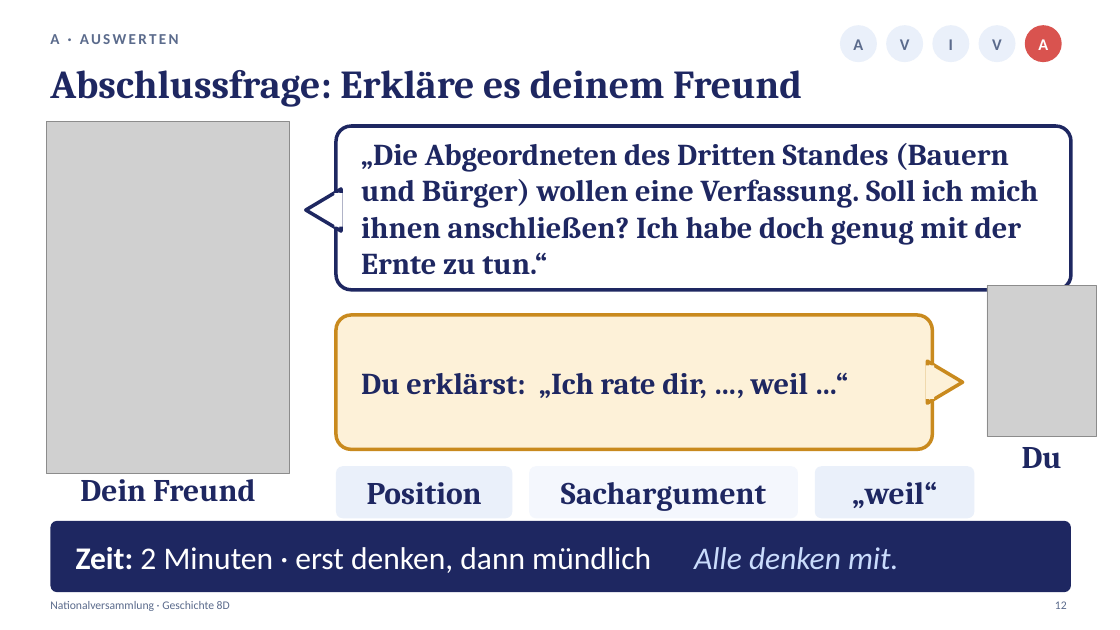
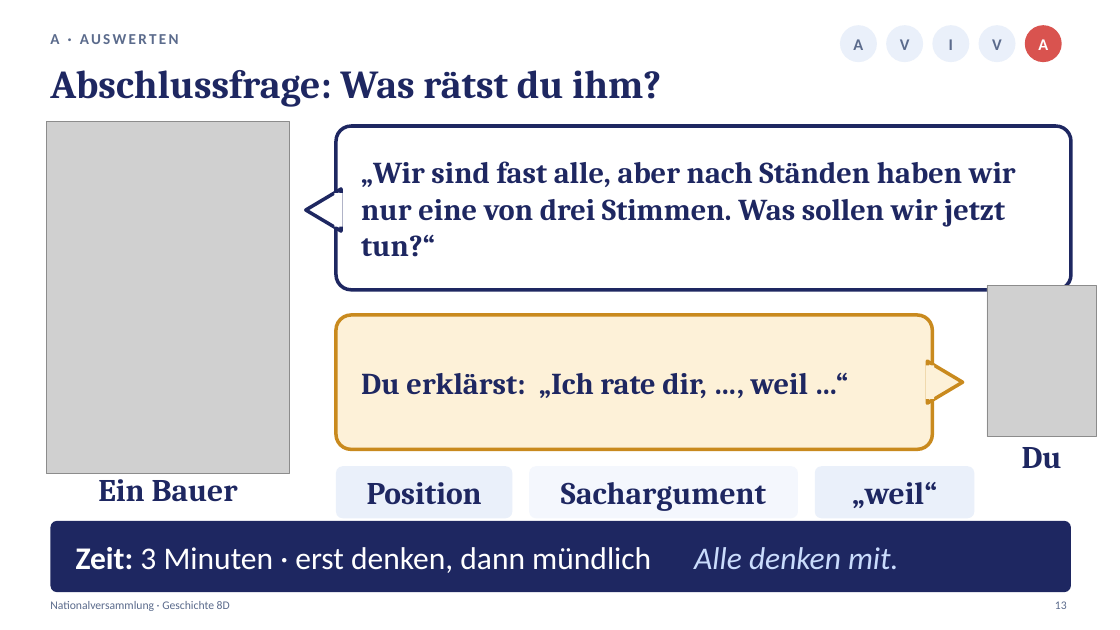
Before and after one commit to golzkonstantin-gif/Schule, a slide deck: slide 13 of Geschichte_8D/Stunde2_Nationalversammlung/Praesentation_Stunde2_Nationalversammlung_8D.pptx (slide 12 before the commit). Drawn at 1120x630 pixels with LibreOffice and Linux fonts; fonts in the diff are those of the drawing; grey boxes stand for pictures. Boxes give left, top, right and bottom in pixels: in the first picture for what was removed or moved away, otherwise in the second. Text is boxed around its words. In the diff, an @@ line names an element or a change of style, - is before the commit and + after.

```diff
--- a/Geschichte_8D/Stunde2_Nationalversammlung/Praesentation_Stunde2_Nationalversammlung_8D.pptx
+++ b/Geschichte_8D/Stunde2_Nationalversammlung/Praesentation_Stunde2_Nationalversammlung_8D.pptx
@@ text at [50, 70, 661, 107]: text changed @@
-Abschlussfrage: Erkläre es deinem Freund
+Abschlussfrage: Was rätst du ihm?
@@ text at [361, 161, 1016, 257]: text changed @@
-„Die Abgeordneten des Dritten Standes (Bauern und Bürger) wollen eine Verfassung. Soll ich mich ihnen anschließen? Ich habe doch genug mit der Ernte zu tun.“
+„Wir sind fast alle, aber nach Ständen haben wir nur eine von drei Stimmen. Was sollen wir jetzt tun?“
@@ text at [98, 473, 238, 502]: text changed @@
-Dein Freund
+Ein Bauer
@@ text at [76, 547, 899, 573]: text changed @@
-Zeit: 2 Minuten · erst denken, dann mündlich Alle denken mit.
+Zeit: 3 Minuten · erst denken, dann mündlich Alle denken mit.
```
Also in this commit, not shown: 11 other slides changed, 2 slides added, 1 slide removed, 21 other files.
